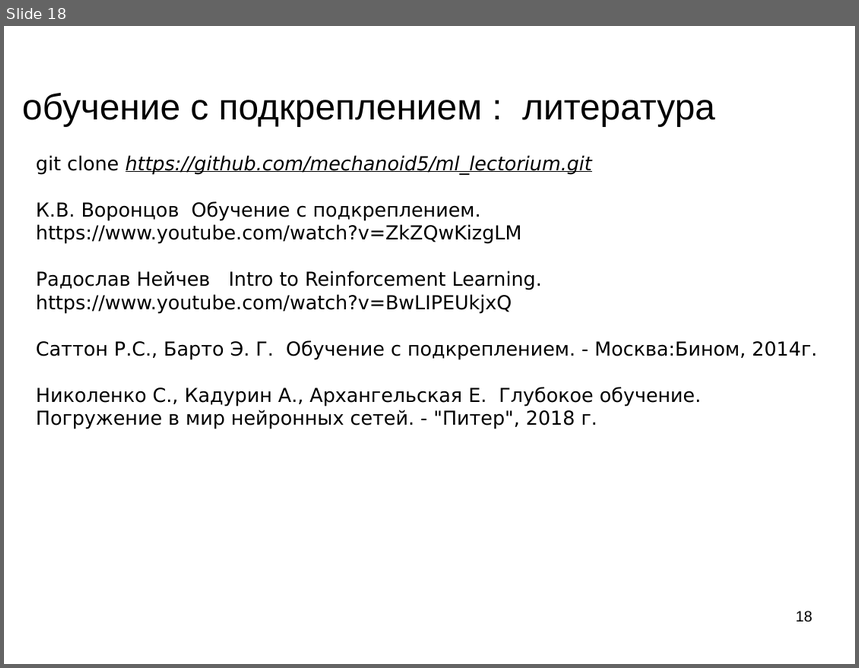
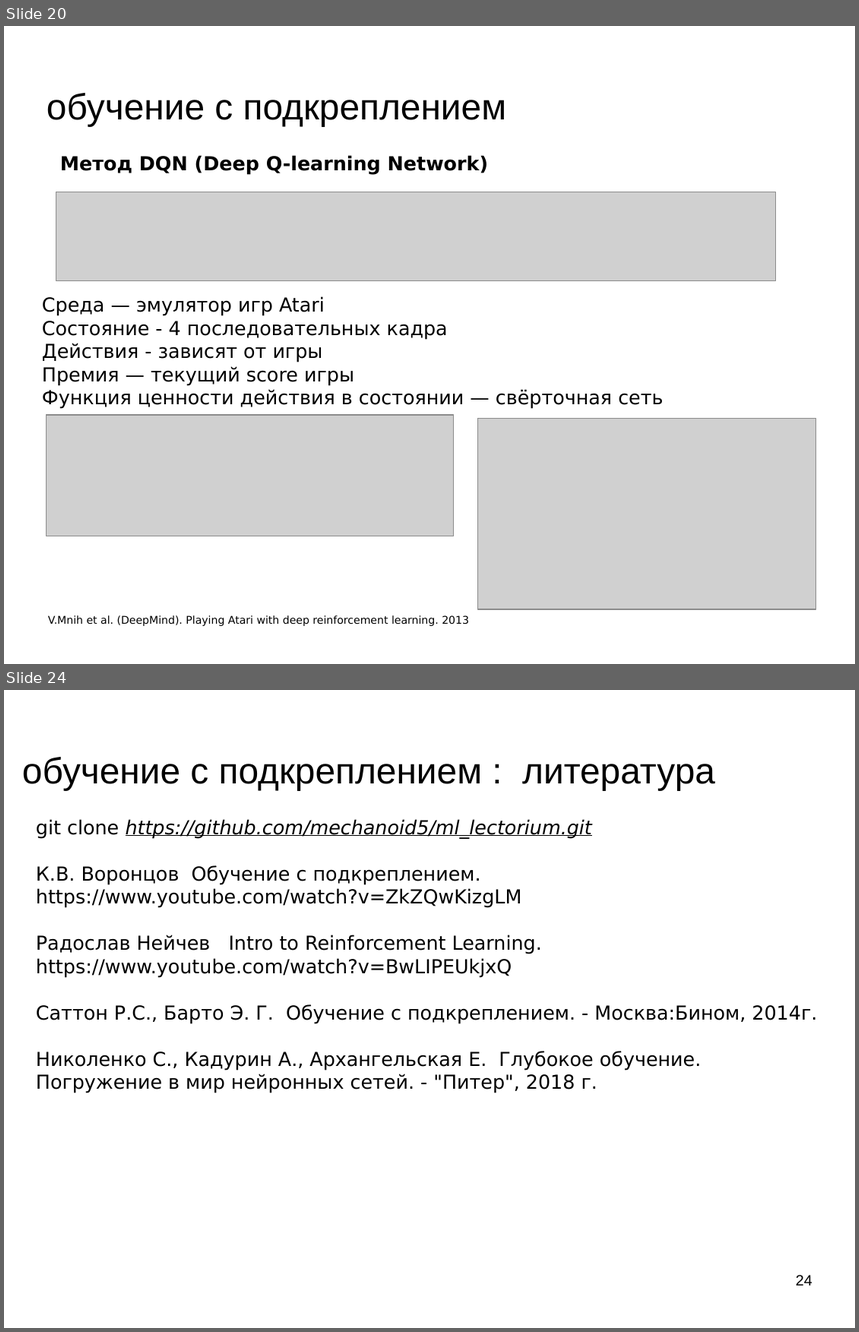
Before and after one commit to mechanoid5/ml_lectorium_legacy, a slide deck: 34-reinforcement-learning.odp. Shown one above the other, each under a label of ours: slide 18 before the commit, slides 20 and 24 after it; the slides between them are not shown. The pictures are 859x668 and 859x1332 pixels, drawn with LibreOffice and Linux fonts; fonts in the diff are those of the drawing; grey boxes stand for pictures; background and template pictures are left out. Boxes give left, top, right and bottom in pixels: in the first picture for what was removed or moved away, otherwise in the second. Text is boxed around its words. In the diff, an @@ line names an element or a change of style, - is before the commit and + after.

```diff
--- a/34-reinforcement-learning.odp
+++ b/34-reinforcement-learning.odp
@@ slide 20 added at (x1=4, y1=26, x2=855, y2=664), background picture (left out) @@
@@ title added at (x1=47, y1=93, x2=507, y2=126), 33.9 pt, text #000000 @@
+обучение с подкреплением
@@ text added at (x1=60, y1=155, x2=488, y2=175), 18 pt, text #000000, bold @@
+Метод DQN (Deep Q-learning Network)
@@ picture added at (x1=56, y1=192, x2=776, y2=281) @@
@@ text added at (x1=42, y1=297, x2=663, y2=409), 18 pt, text #000000 @@
+Среда — эмулятор игр Atari
+Состояние - 4 последовательных кадра
+Действия - зависят от игры
+Премия — текущий score игры
+Функция ценности действия в состоянии — свёрточная сеть
@@ picture added at (x1=47, y1=415, x2=455, y2=537) @@
@@ picture added at (x1=478, y1=418, x2=816, y2=610) @@
@@ text added at (x1=48, y1=616, x2=469, y2=626), 10 pt, text #000000 @@
+V.Mnih et al. (DeepMind). Playing Atari with deep reinforcement learning. 2013
@@ what was slide 18 is now slide 24 @@
@@ page number at (x1=796, y1=1275, x2=813, y2=1286): text changed @@
-18
+24
```
Also in this commit, not shown: 3 slides changed, 7 other slides added, 2 slides removed.
